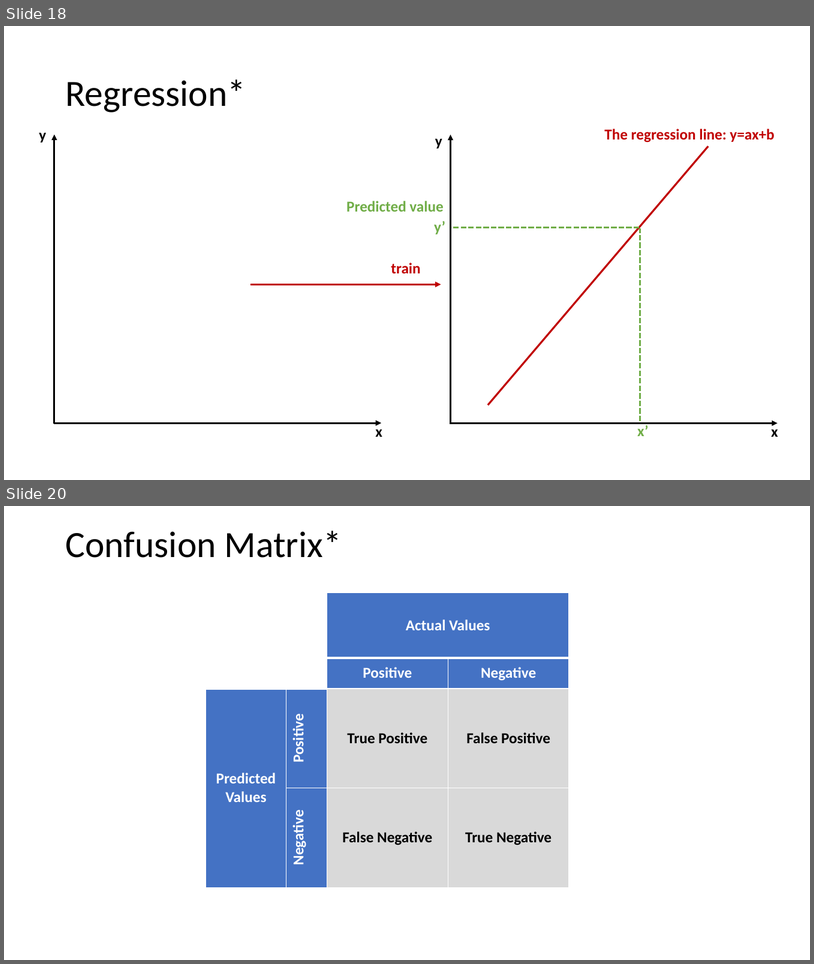
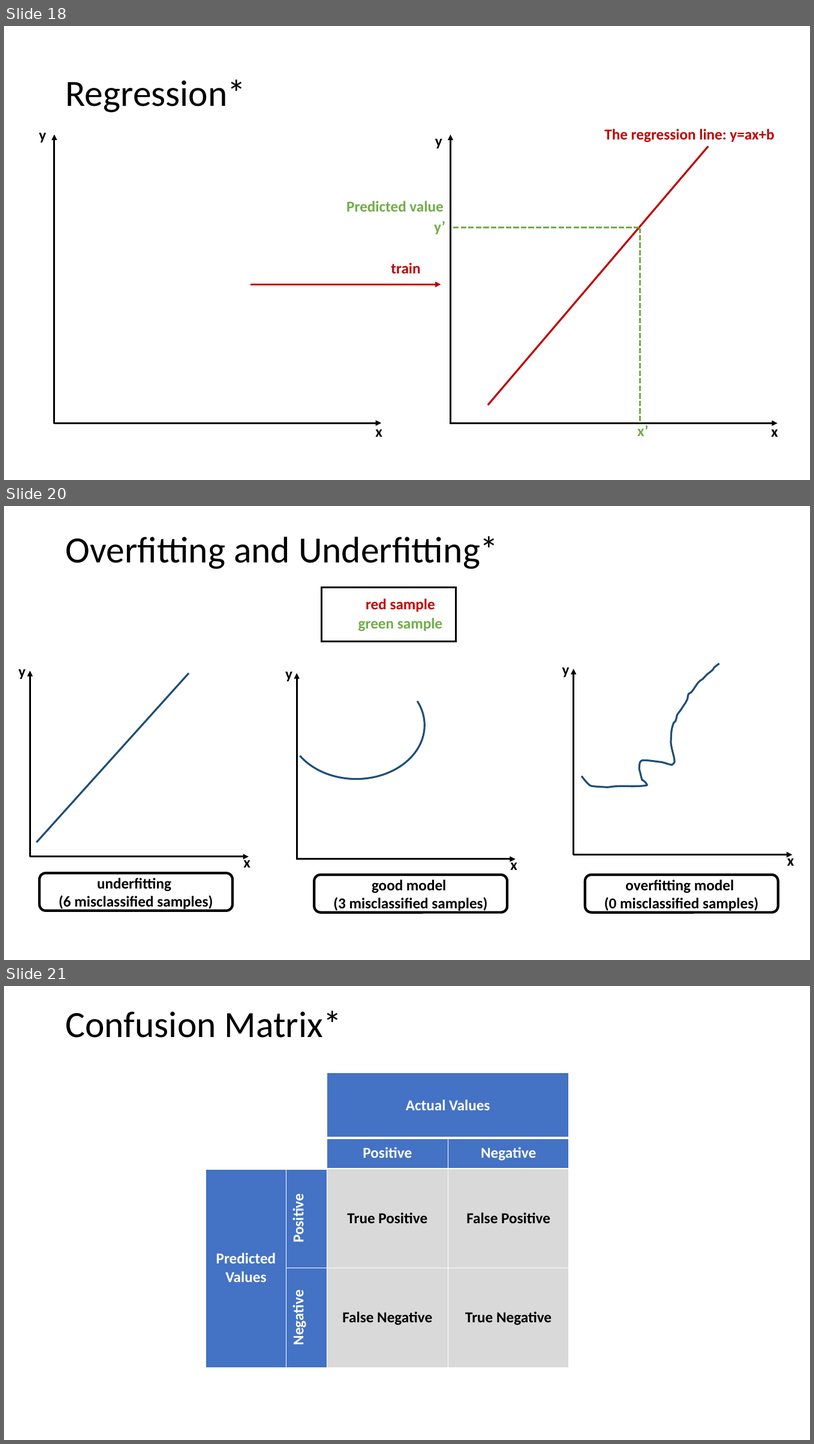
Before and after one commit to fsb-edu/ML4Food, a slide deck: images/Graphics of ML4Food.pptx. Shown one above the other, each under a label of ours: slides 18 and 20 before the commit, slides 18, 20 and 21 after it; the slides between them are not shown. The pictures are 814x964 and 814x1444 pixels, drawn with LibreOffice and Linux fonts; fonts in the diff are those of the drawing; background and template pictures are left out. Boxes give left, top, right and bottom in pixels: in the first picture for what was removed or moved away, otherwise in the second. Text is boxed around its words. In the diff, an @@ line names an element or a change of style, - is before the commit and + after.

```diff
--- a/images/Graphics of ML4Food.pptx
+++ b/images/Graphics of ML4Food.pptx
@@ slide 20 added at (x1=4, y1=506, x2=810, y2=960), background #FFFFFF @@
@@ title added at (x1=65, y1=536, x2=498, y2=569), 44 pt, text #000000 @@
+Overfitting and Underfitting*
@@ group added at (x1=18, y1=587, x2=795, y2=912): 8 texts, 6 arrows, 3 rounded rectangles, 1 rectangle, 1 line, 1 arc (boxed as its full ellipse), 1 freeform shape @@
+red sample
+green sample
+x
+y
+x
+y
+x
+y
+underfitting
+(6 misclassified samples)
+good model
+(3 misclassified samples)
+overfitting model
+(0 misclassified samples)
@@ what was slide 20 is now slide 21 @@
```
Also in this commit, not shown: 2 slides changed, 7 other files.
